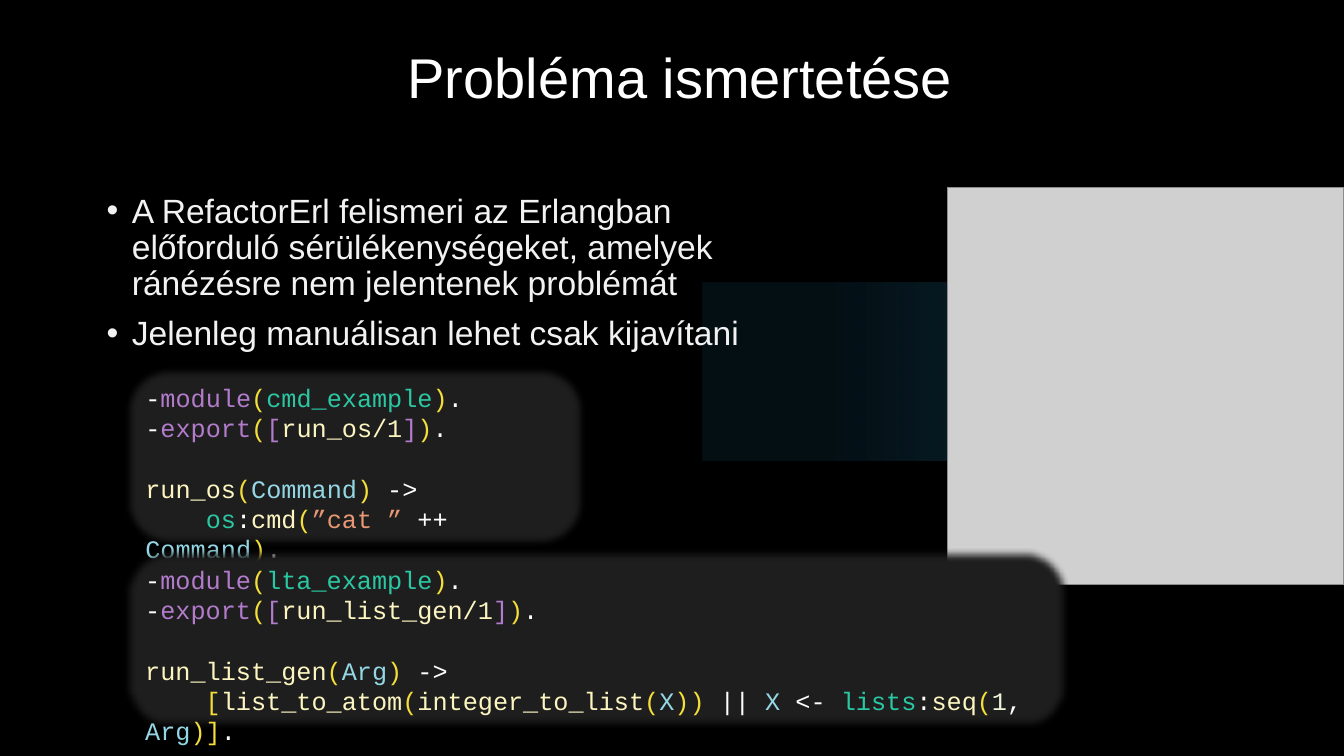
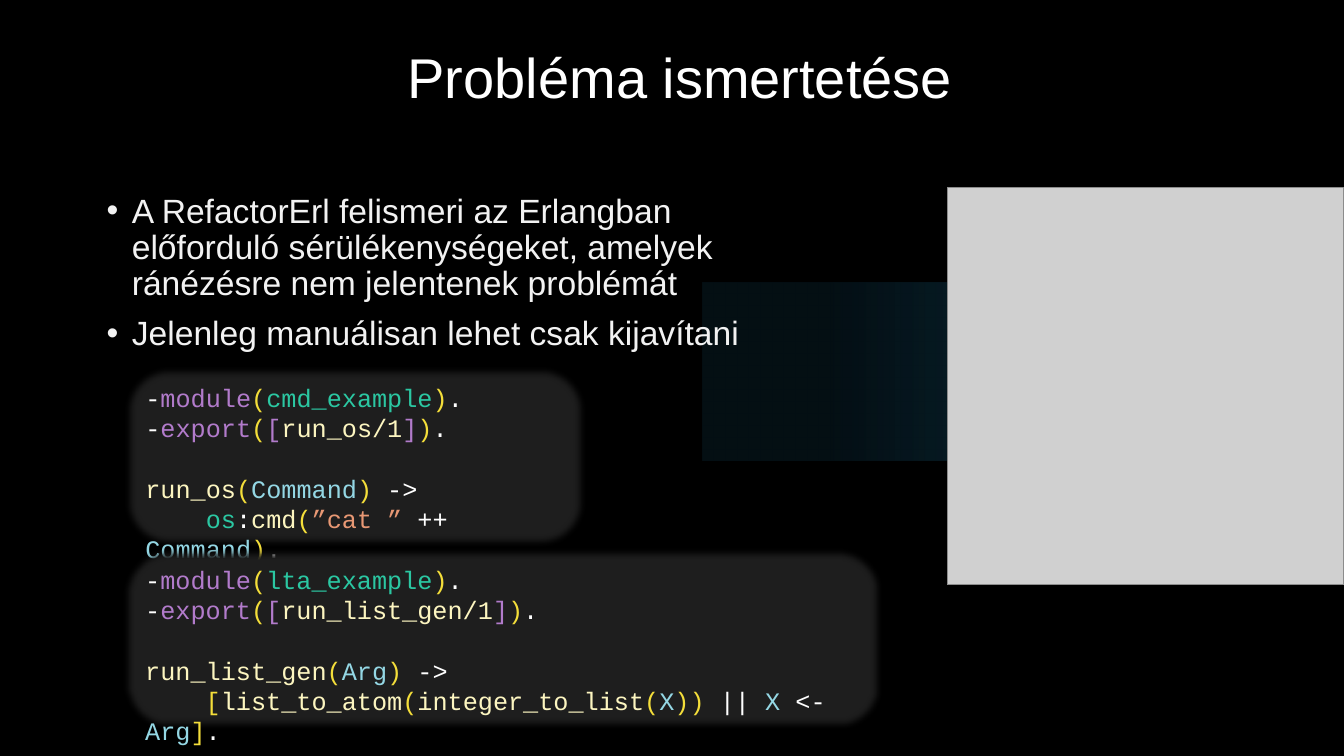
Before and after one commit to juhasznellee/msc_szakdoga, a slide deck: slide 4 of diplomamunka.pptx (slide 3 before the commit). Drawn at 1344x756 pixels with LibreOffice and Linux fonts; fonts in the diff are those of the drawing; grey boxes stand for pictures; background and template pictures are left out. Boxes give left, top, right and bottom in pixels: in the first picture for what was removed or moved away, otherwise in the second. Text is boxed around its words. In the diff, an @@ line names an element or a change of style, - is before the commit and + after.

```diff
--- a/diplomamunka.pptx
+++ b/diplomamunka.pptx
@@ rounded rectangle "-module(lta_example).": place and size @@
-rounded rectangle "-module(lta_example)." at [124, 548, 1069, 729]
+rounded rectangle "-module(lta_example)." at [124, 548, 882, 729]
@@ text in rounded rectangle at [145, 692, 780, 746]: text changed @@
-[list_to_atom(integer_to_list(X)) || X <- lists:seq(1, Arg)].
+[list_to_atom(integer_to_list(X)) || X <- Arg].
```
Also in this commit, not shown: 10 other slides changed, 5 slides added, 2 slides removed.
